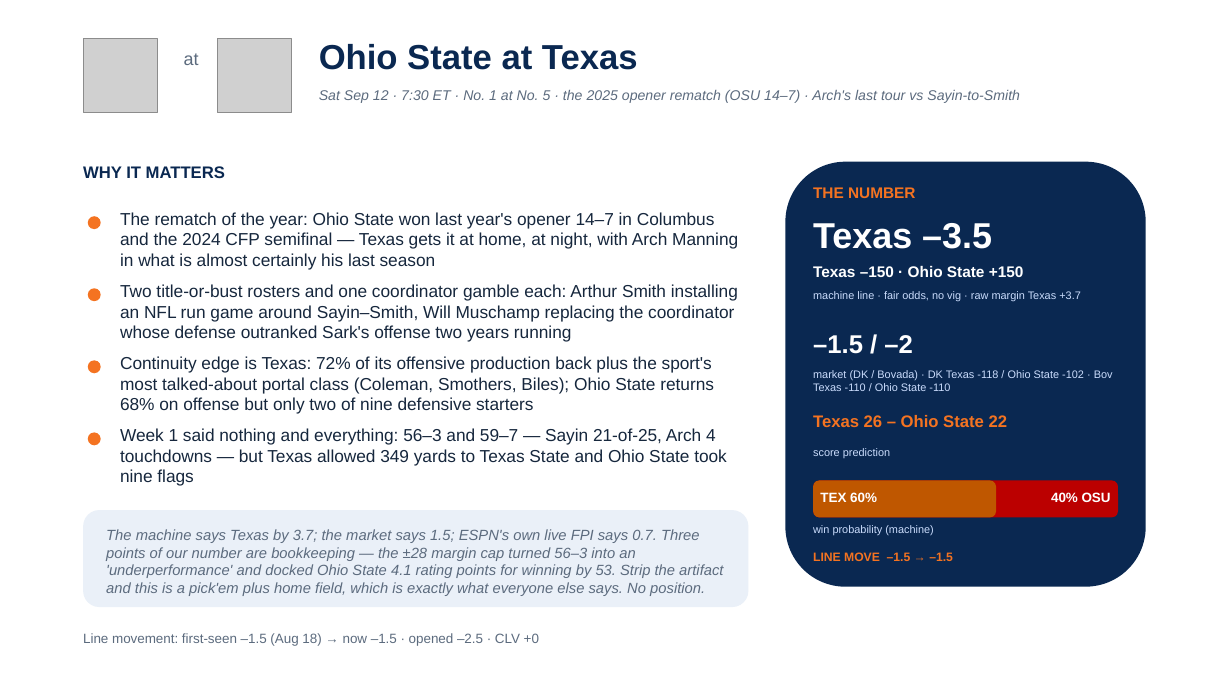
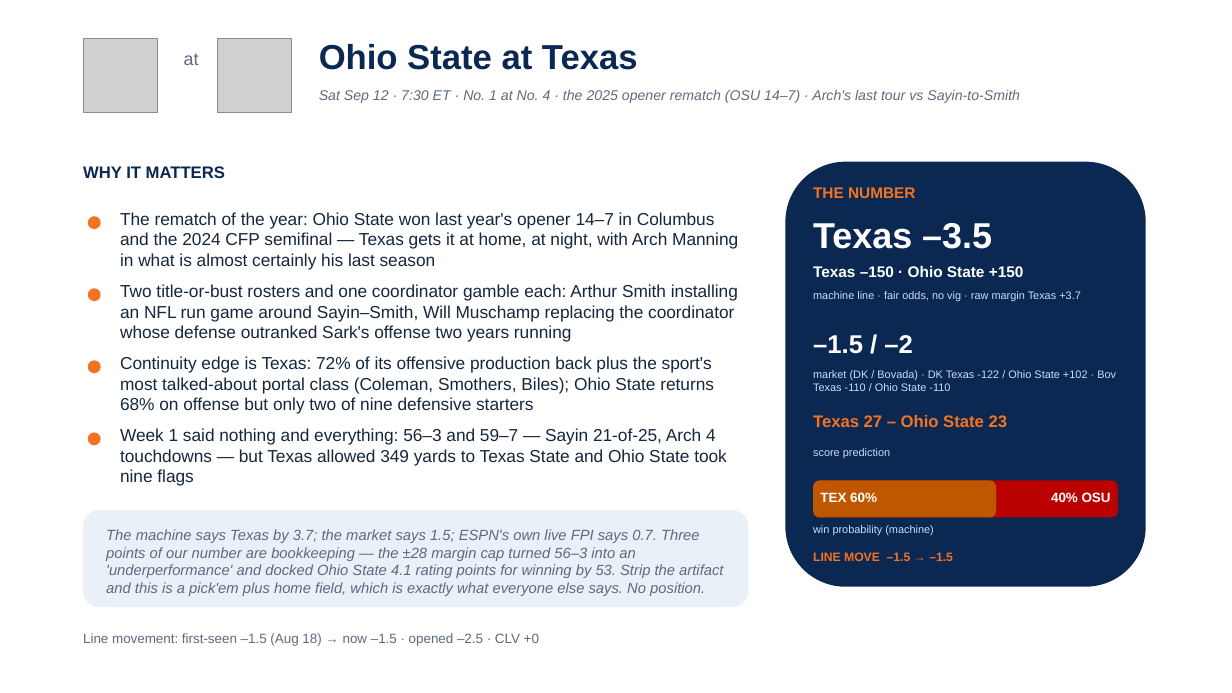
Before and after one commit to lucasalvarezflorida-lab/ncaa-fbs-analytics, a slide deck: slide 6 of decks/2026_Week2_Episode3.pptx. Drawn at 1232x693 pixels with LibreOffice and Linux fonts; fonts in the diff are those of the drawing; grey boxes stand for pictures. Boxes give left, top, right and bottom in pixels: in the first picture for what was removed or moved away, otherwise in the second. Text is boxed around its words. In the diff, an @@ line names an element or a change of style, - is before the commit and + after.

```diff
--- a/decks/2026_Week2_Episode3.pptx
+++ b/decks/2026_Week2_Episode3.pptx
@@ text at (319, 90, 1020, 103): text changed @@
-Sat Sep 12 · 7:30 ET · No. 1 at No. 5 · the 2025 opener rematch (OSU 14–7) · Arch's last tour vs Sayin-to-Smith
+Sat Sep 12 · 7:30 ET · No. 1 at No. 4 · the 2025 opener rematch (OSU 14–7) · Arch's last tour vs Sayin-to-Smith
@@ text at (813, 370, 1116, 391): text changed @@
-market (DK / Bovada) · DK Texas -118 / Ohio State -102 · Bov Texas -110 / Ohio State -110
+market (DK / Bovada) · DK Texas -122 / Ohio State +102 · Bov Texas -110 / Ohio State -110
@@ text at (813, 415, 1008, 427): text changed @@
-Texas 26 – Ohio State 22
+Texas 27 – Ohio State 23
```
Also in this commit, not shown: 7 other slides changed, 4 other files.
